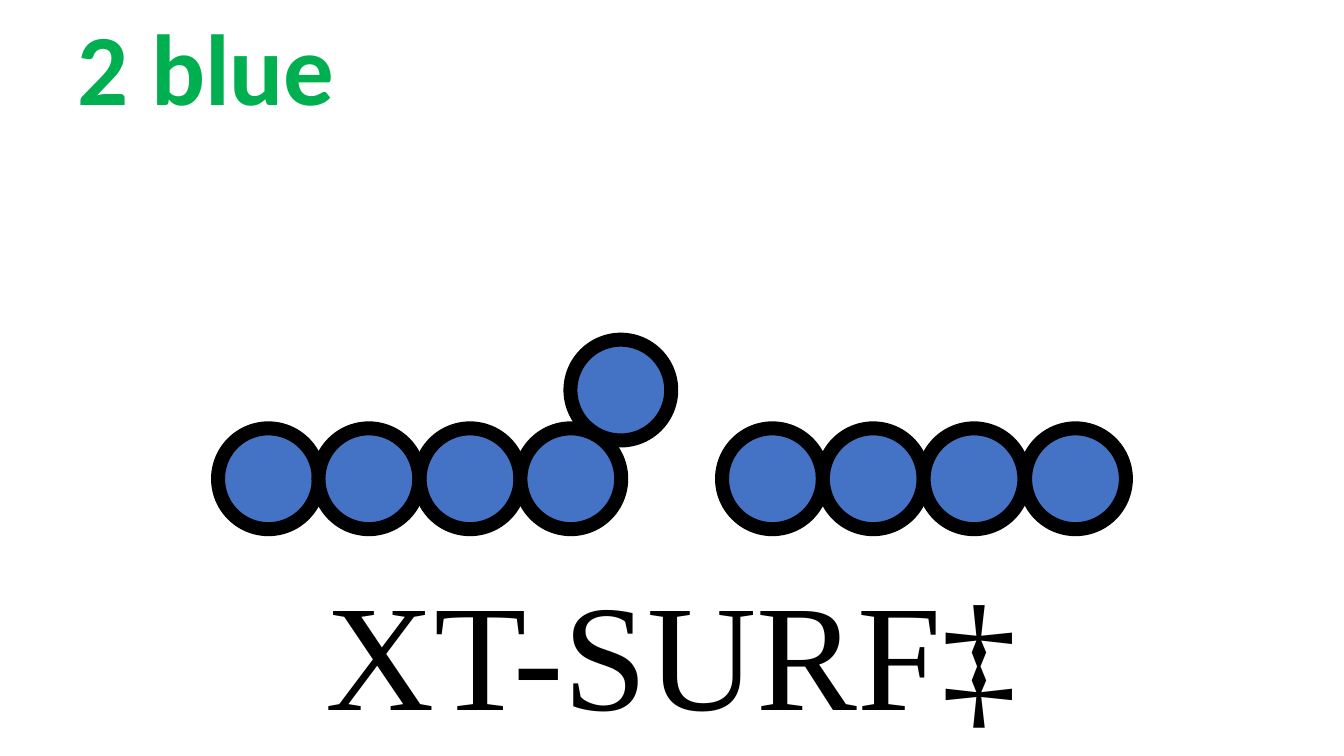
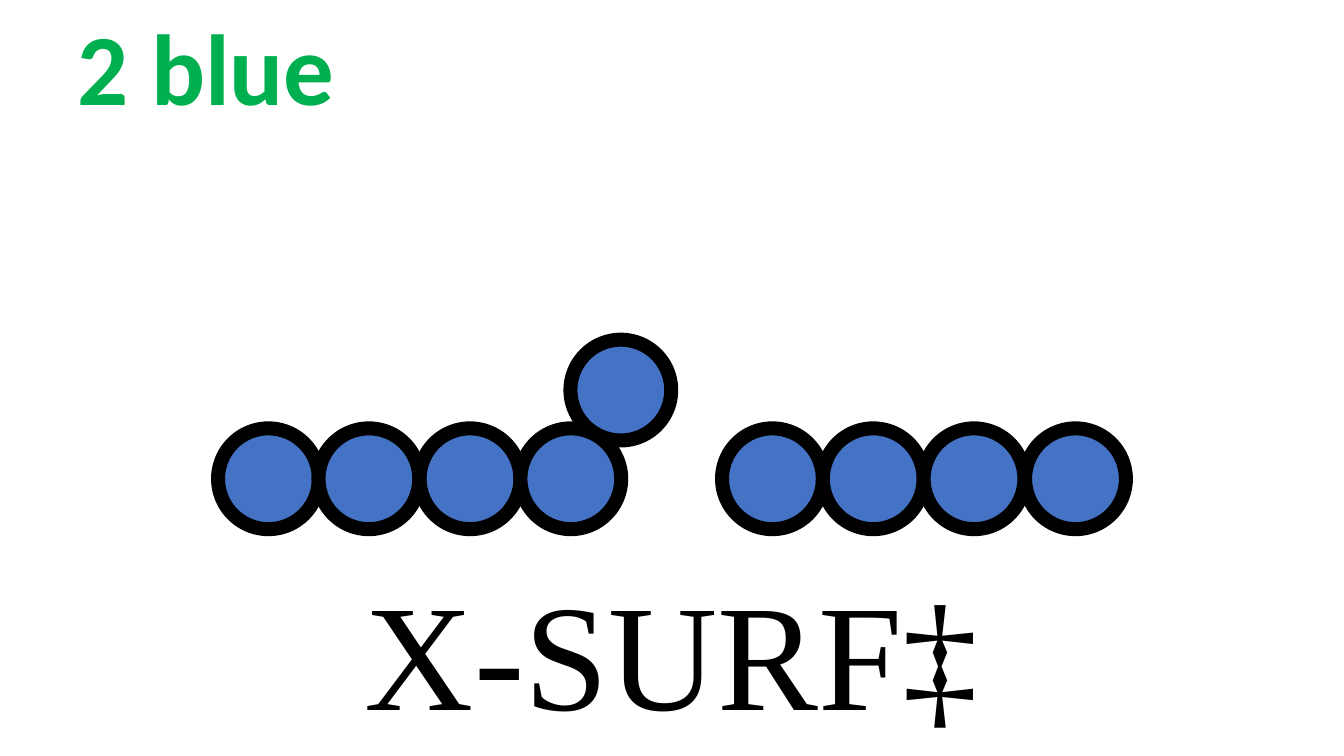
Before and after one commit to rzk1/ullmann, a slide deck: slide 19 of Labels/labels.pptx. Drawn at 1344x756 pixels with LibreOffice and Linux fonts; fonts in the diff are those of the drawing. Boxes give left, top, right and bottom in pixels: in the first picture for what was removed or moved away, otherwise in the second. Text is boxed around its words. In the diff, an @@ line names an element or a change of style, - is before the commit and + after.

```diff
--- a/Labels/labels.pptx
+++ b/Labels/labels.pptx
@@ text at <box>365,605,978,728</box>: text changed @@
-XT-SURF‡
+X-SURF‡
```
Also in this commit, not shown: 9 other slides changed, 25 other files.
